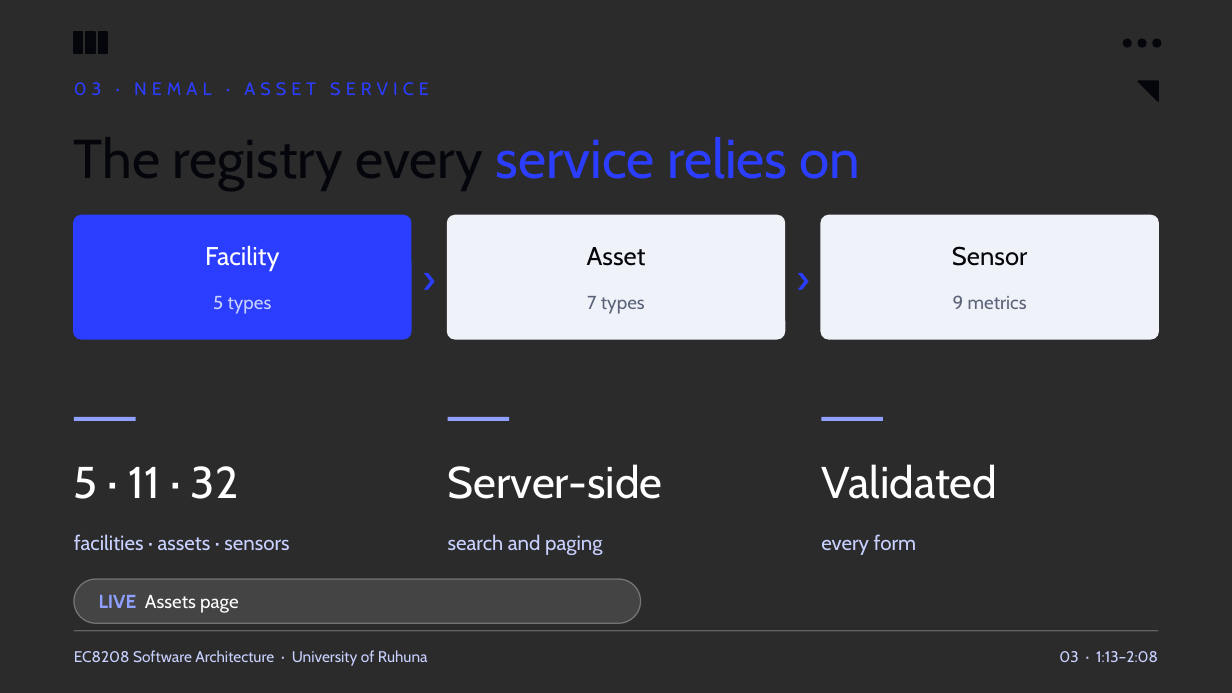
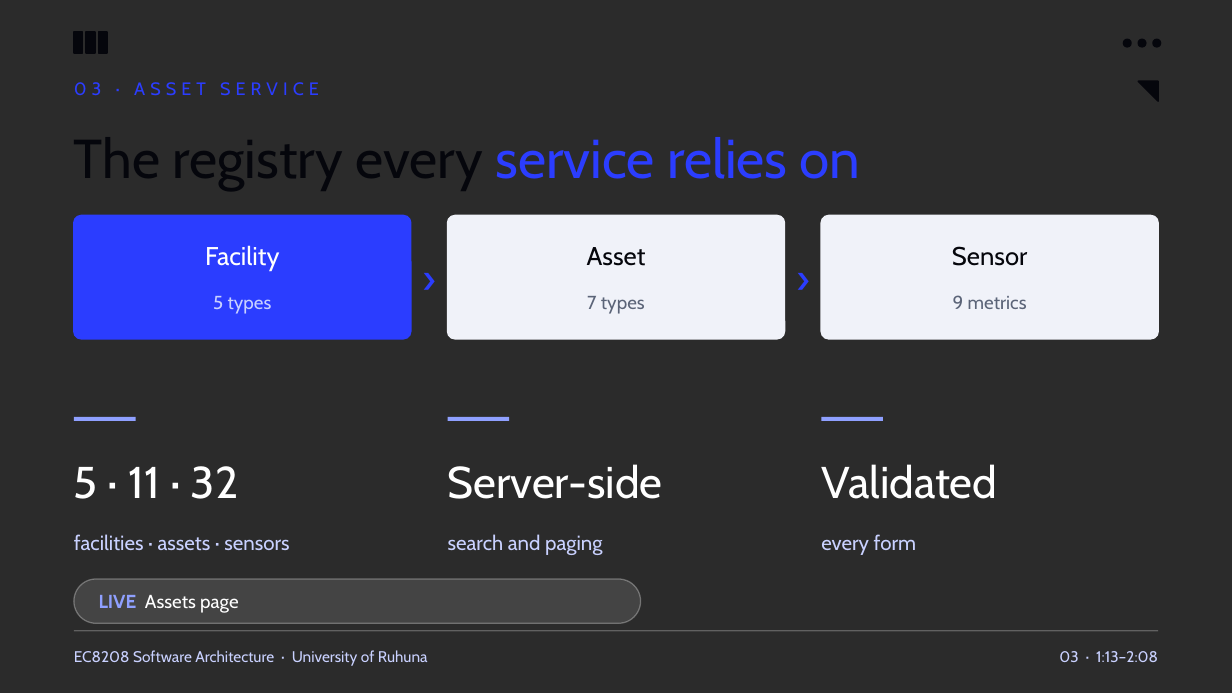
Before and after one commit to CharithManaujayaMUTEC/REOAGMS, a slide deck: slide 3 of deliverables/REOAGMS-Team-Presentation.pptx. Drawn at 1232x693 pixels with LibreOffice and Linux fonts; fonts in the diff are those of the drawing; background and template pictures are left out; a plain dark background stands for a picture behind light text. Boxes give left, top, right and bottom in pixels: in the first picture for what was removed or moved away, otherwise in the second. Text is boxed around its words. In the diff, an @@ line names an element or a change of style, - is before the commit and + after.

```diff
--- a/deliverables/REOAGMS-Team-Presentation.pptx
+++ b/deliverables/REOAGMS-Team-Presentation.pptx
@@ text at [74,82,319,96]: text changed @@
-03 · NEMAL · ASSET SERVICE
+03 · ASSET SERVICE
```
Also in this commit, not shown: 7 other slides changed, 1 other file.
